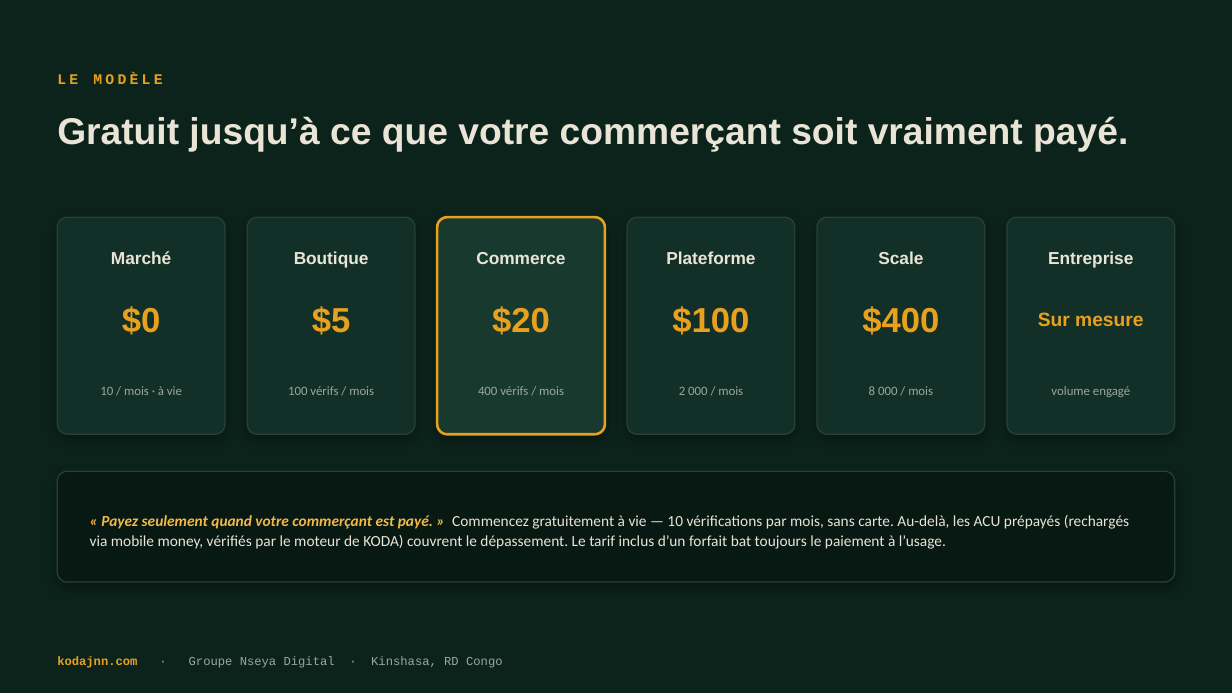
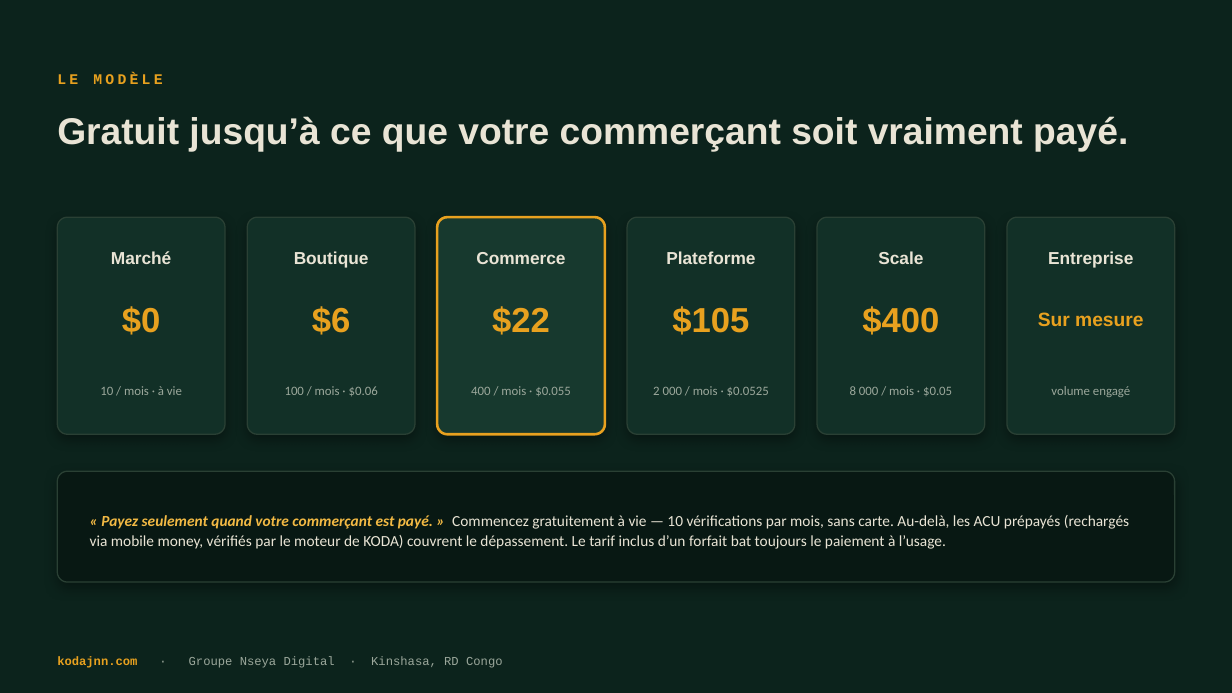
Before and after one commit to jnnseya-cpu/KODA, a slide deck: slide 11 of brand/KODA-deck-FR.pptx. Drawn at 1232x693 pixels with LibreOffice and Linux fonts; fonts in the diff are those of the drawing. Boxes give left, top, right and bottom in pixels: in the first picture for what was removed or moved away, otherwise in the second. Text is boxed around its words. In the diff, an @@ line names an element or a change of style, - is before the commit and + after.

```diff
--- a/brand/KODA-deck-FR.pptx
+++ b/brand/KODA-deck-FR.pptx
@@ text at [312,306,351,335]: text changed @@
-$5
+$6
@@ text at [492,306,550,335]: text changed @@
-$20
+$22
@@ text at [672,306,749,335]: text changed @@
-$100
+$105
@@ text at [285,386,378,396]: text changed @@
-100 vérifs / mois
+100 / mois · $0.06
@@ text at [471,386,571,396]: text changed @@
-400 vérifs / mois
+400 / mois · $0.055
@@ text at [653,386,769,396]: text changed @@
-2 000 / mois
+2 000 / mois · $0.0525
@@ text at [850,386,952,396]: text changed @@
-8 000 / mois
+8 000 / mois · $0.05
```
Also in this commit, not shown: 17 other files.
